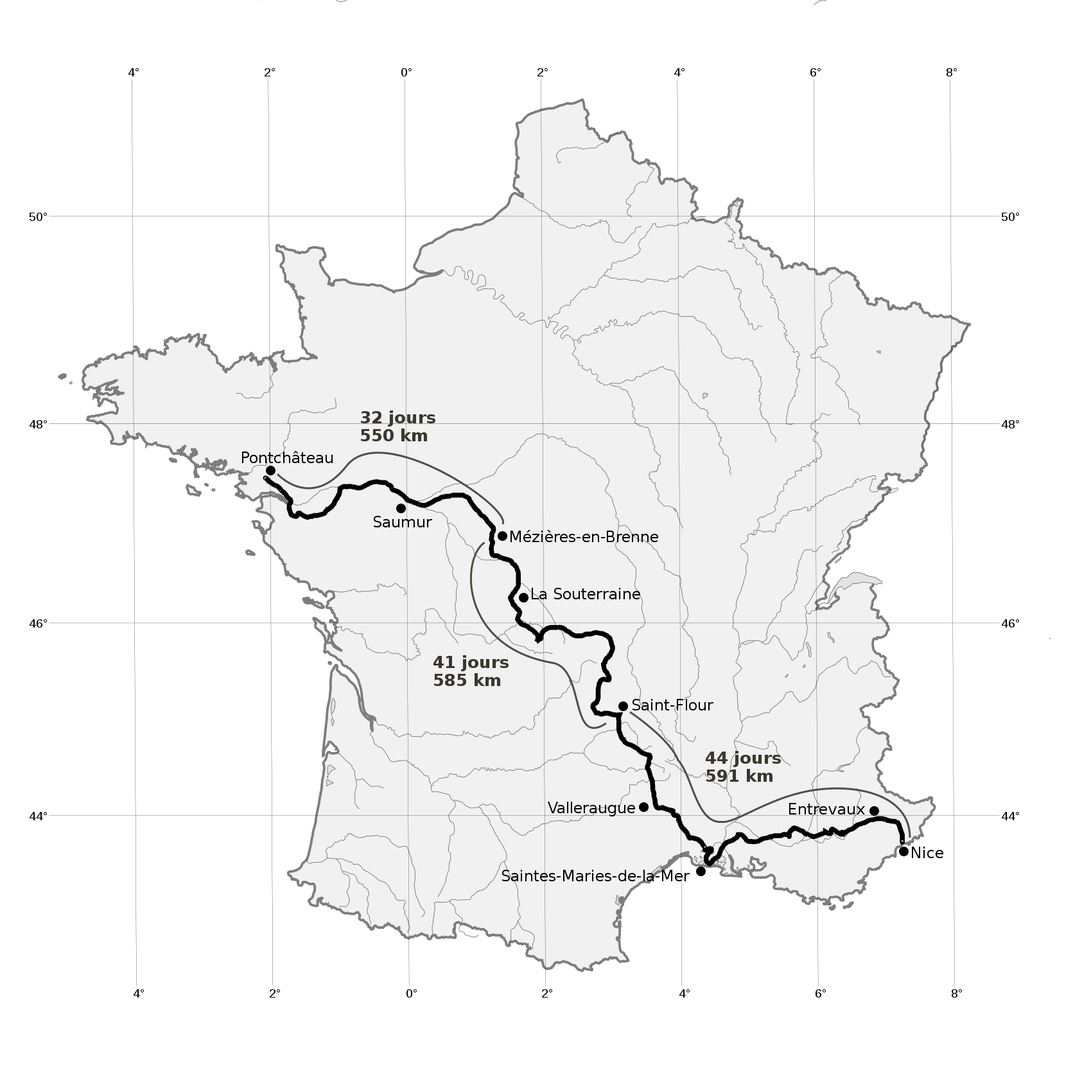
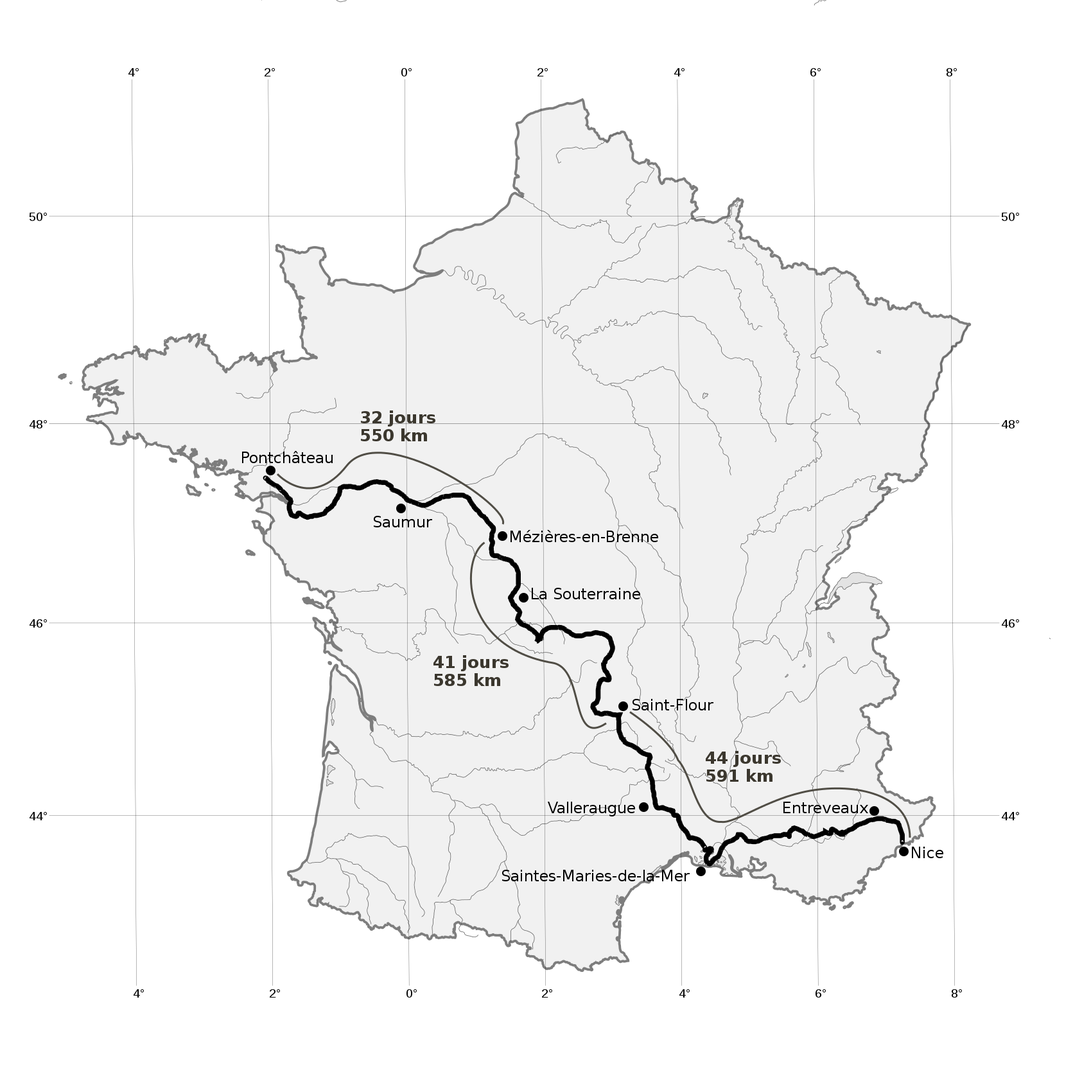
Layered file, before and after one edit (w=1091, h=1092). Changes by layer:
renamed "Entrevaux" to "Entreveaux", painted on it over [783, 801, 869, 815]
